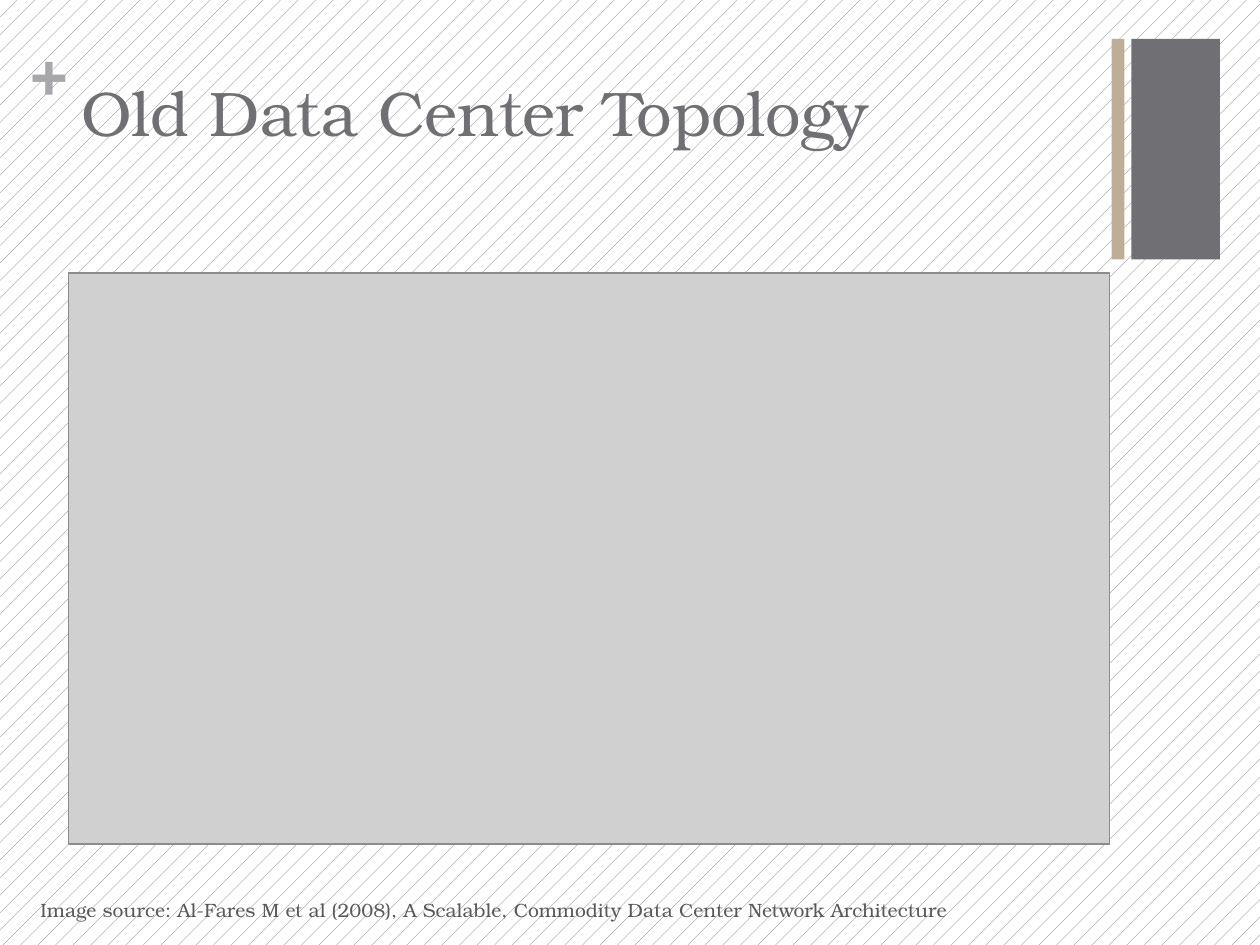
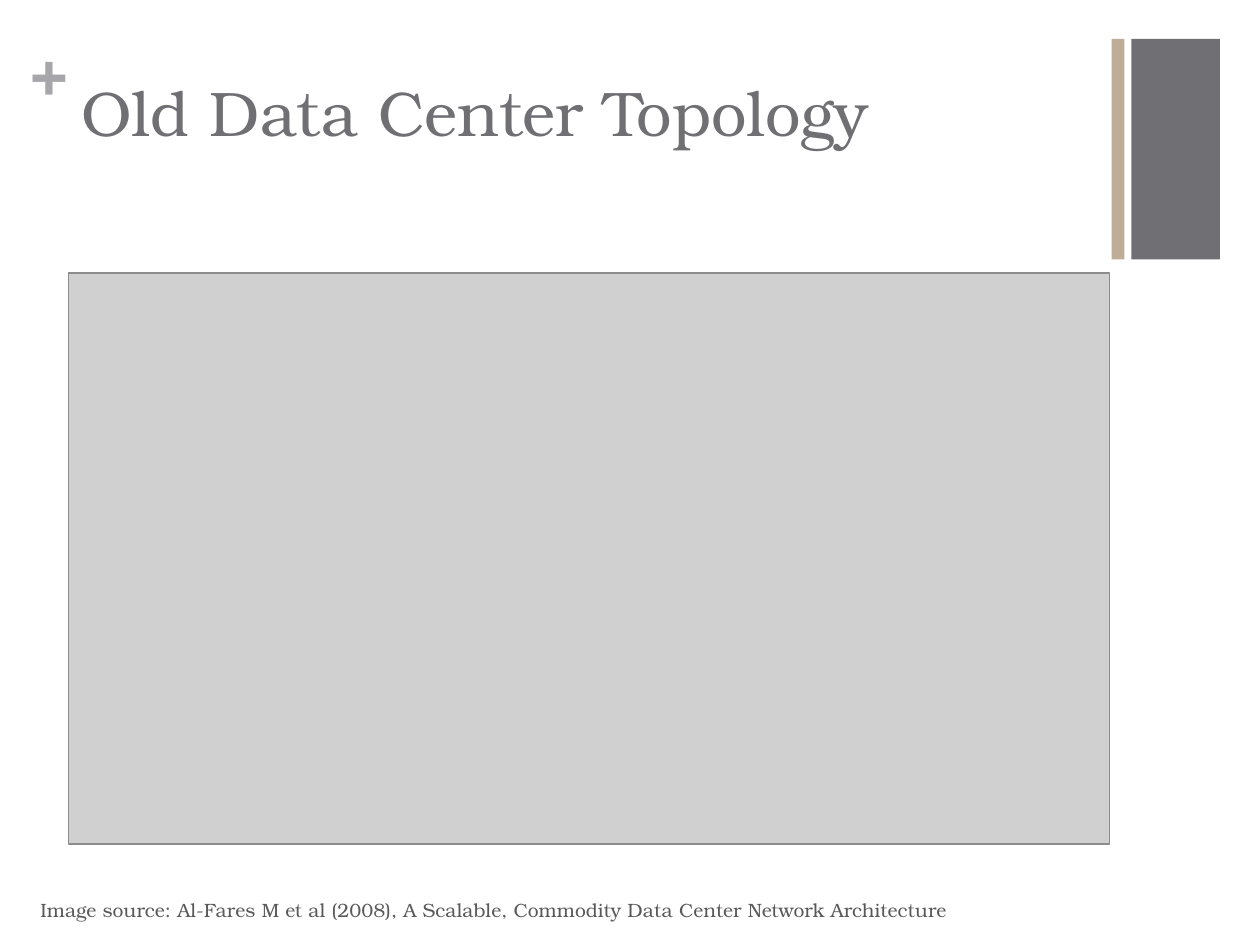
Before and after one commit to Fu-Yilei/Scalable-data-center-simulation, a slide deck: slide 2 of Presentation/presentation.pptx. Drawn at 1260x945 pixels with LibreOffice and Linux fonts; fonts in the diff are those of the drawing; grey boxes stand for pictures. Boxes give left, top, right and bottom in pixels: in the first picture for what was removed or moved away, otherwise in the second. Text is boxed around its words. In the diff, an @@ line names an element or a change of style, - is before the commit and + after.

```diff
--- a/Presentation/presentation.pptx
+++ b/Presentation/presentation.pptx
@@ background pattern #6F6F74 on #FFFFFF to #FFFFFF @@
@@ text "+" at [30, 32, 67, 108]: text colour #A8A8AC to #A7A7AB @@
@@ title "Old Data Center Topology" rewrapped from [81, 77, 868, 151] to [81, 91, 869, 151] @@
@@ text "Image source: Al-Fares M et ..." rewrapped from [40, 899, 947, 923] to [40, 903, 947, 922] @@
```
Also in this commit, not shown: 7 other slides changed, 2 slides added, 4 other files.
